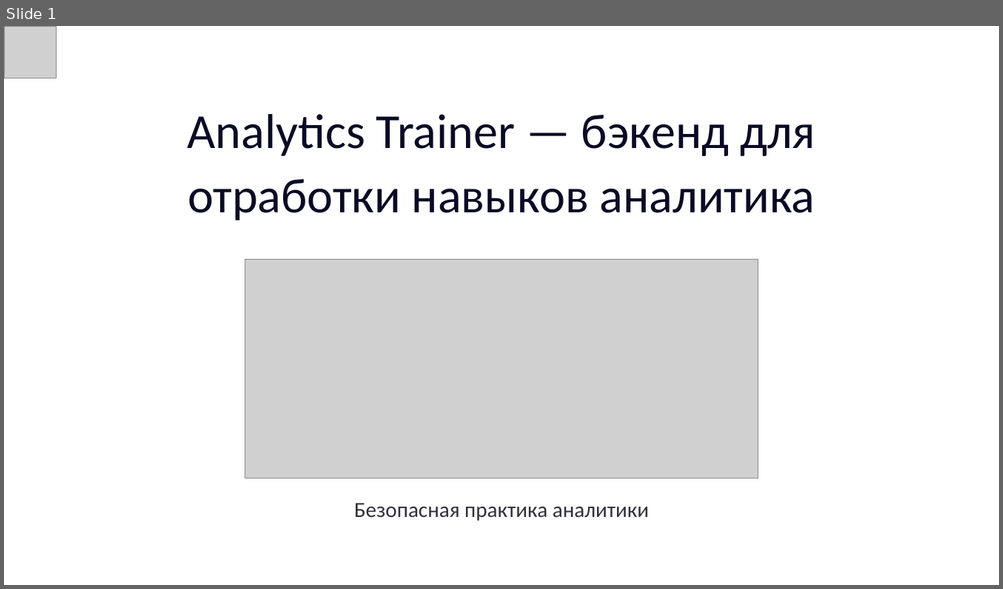
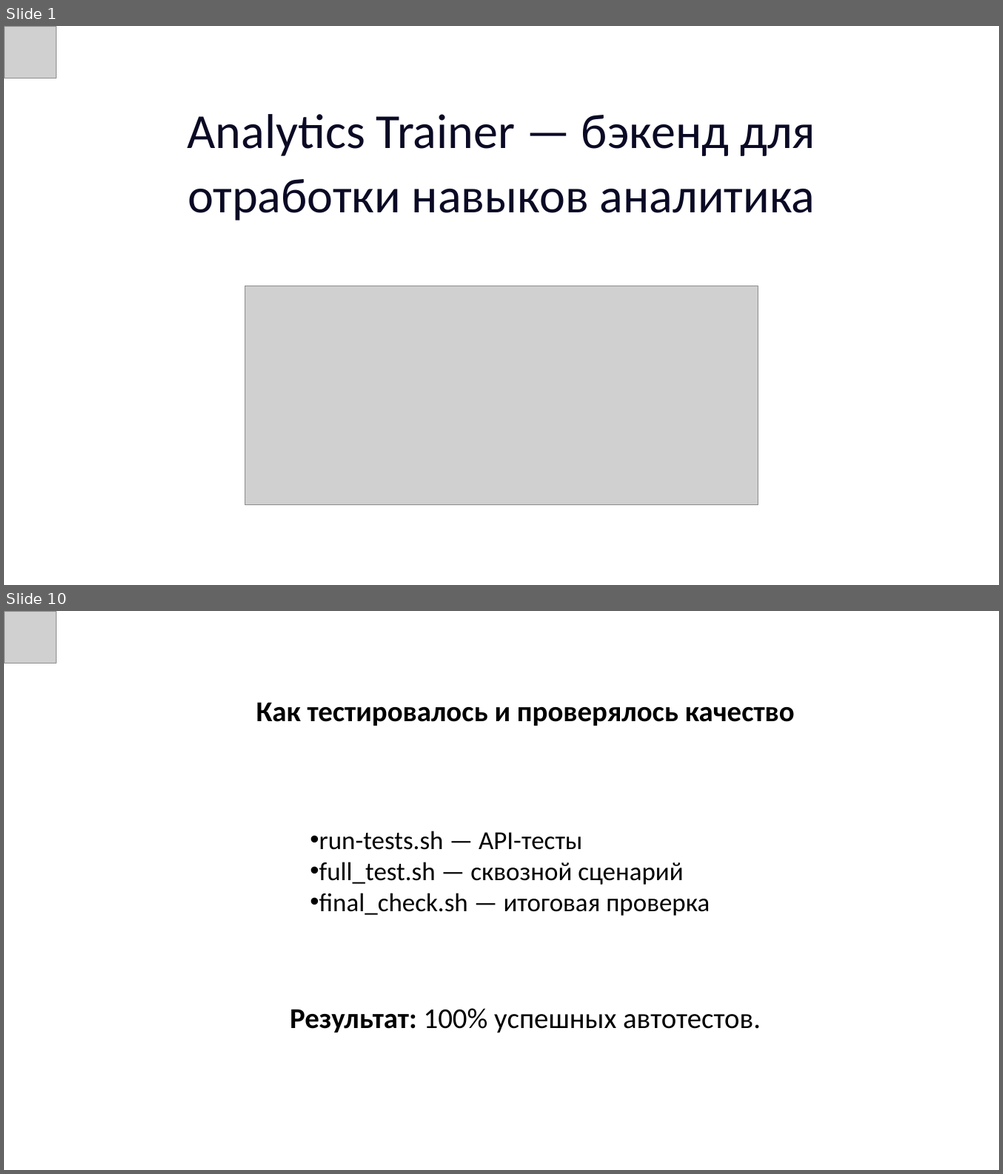
Before and after one commit to AbyanovDamir/analytics-trainer, a slide deck: present.pptx. Shown one above the other, each under a label of ours: slide 1 before the commit, slides 1 and 10 after it; the slides between them are not shown. The pictures are 1003x589 and 1003x1174 pixels, drawn with LibreOffice and Linux fonts; fonts in the diff are those of the drawing; grey boxes stand for pictures; background and template pictures are left out. Boxes give left, top, right and bottom in pixels: in the first picture for what was removed or moved away, otherwise in the second. Text is boxed around its words. In the diff, an @@ line names an element or a change of style, - is before the commit and + after.

```diff
--- a/present.pptx
+++ b/present.pptx
@@ slide 10 added at [4, 611, 999, 1170], background picture (left out) @@
@@ picture added at [4, 611, 56, 663] @@
@@ text added at [256, 702, 794, 726], 40 pt, text #000000, bold @@
+Как тестировалось и проверялось качество
@@ text added at [319, 831, 709, 916], 36 pt, text #000000 @@
+• run-tests.sh — API-тесты
+• full_test.sh — сквозной сценарий
+• final_check.sh — итоговая проверка
@@ text added at [290, 1008, 760, 1034], 40 pt, text #000000 @@
+Результат: 100% успешных автотестов.
@@ slide 1 changed as well @@
@@ picture: place and size @@
-picture at [245, 259, 757, 478]
+picture at [245, 286, 757, 505]
@@ text removed at [354, 503, 649, 521] @@
-Безопасная практика аналитики
```
Also in this commit, not shown: 10 other slides added, 6 slides removed, 1 other file.
